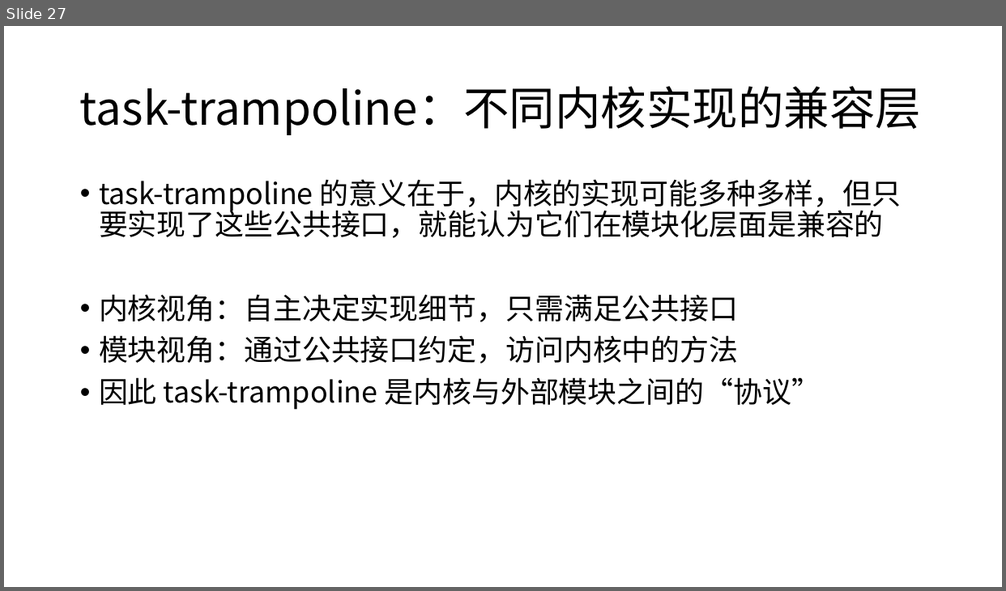
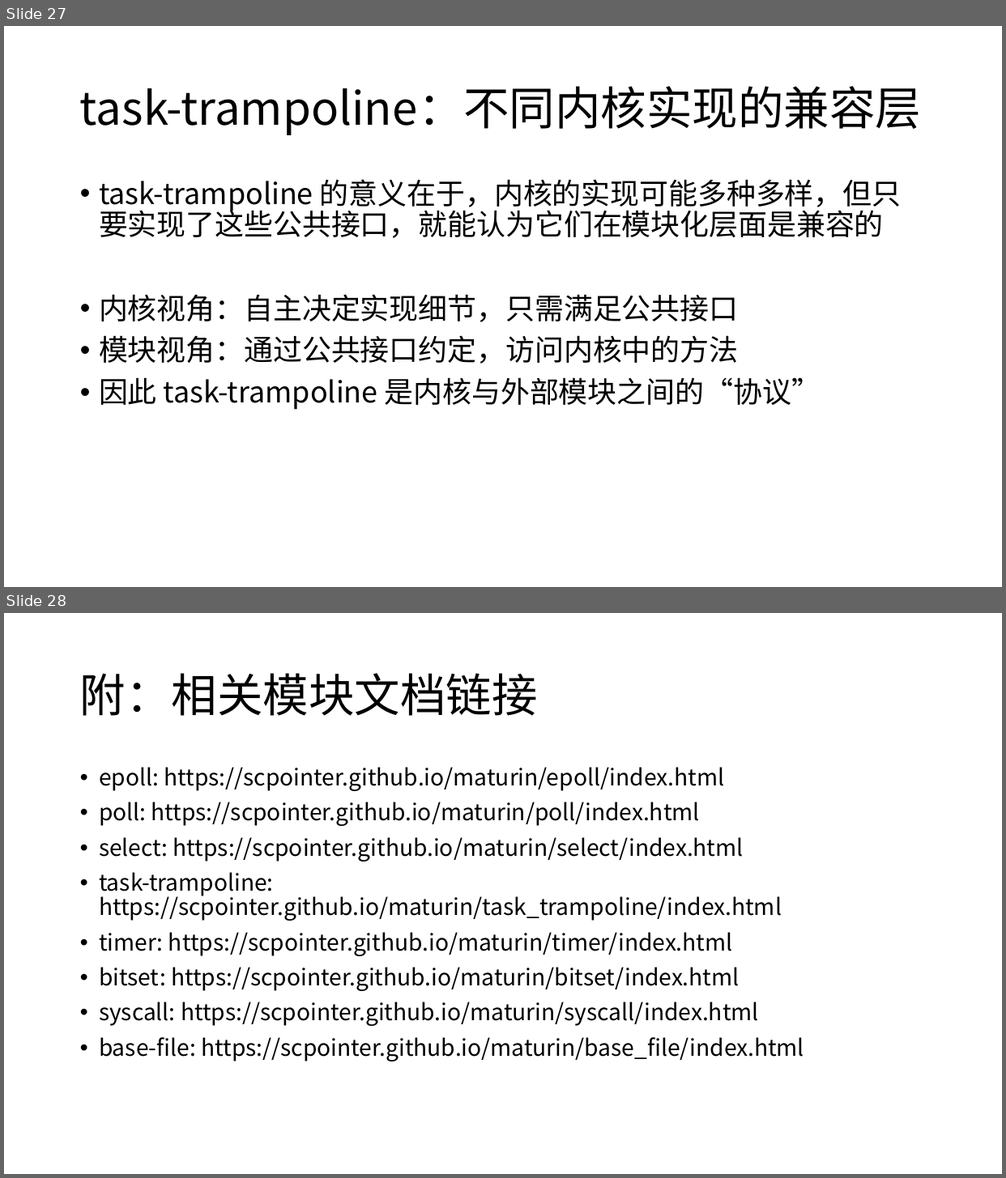
Before and after one commit to scPointer/maturin, a slide deck: repo/1110.pptx. Shown one above the other, each under a label of ours: slide 27 before the commit, slides 27 and 28 after it. The pictures are 1006x591 and 1006x1178 pixels, drawn with LibreOffice and Linux fonts; fonts in the diff are those of the drawing. Boxes give left, top, right and bottom in pixels: in the first picture for what was removed or moved away, otherwise in the second. Text is boxed around its words. In the diff, an @@ line names an element or a change of style, - is before the commit and + after.

Commit message:
Update repo

```diff
--- a/repo/1110.pptx
+++ b/repo/1110.pptx
@@ slide 28 added at [4, 613, 1002, 1174], background #FFFFFF @@
@@ title added at [80, 673, 538, 716], 44 pt, text #000000 @@
+附：相关模块文档链接
@@ text added at [99, 767, 803, 1062], 22 pt, text #000000 @@
+• epoll: https://scpointer.github.io/maturin/epoll/index.html
+• poll: https://scpointer.github.io/maturin/poll/index.html
+• select: https://scpointer.github.io/maturin/select/index.html
+• task-trampoline: https://scpointer.github.io/maturin/task_trampoline/index.html
+• timer: https://scpointer.github.io/maturin/timer/index.html
+• bitset: https://scpointer.github.io/maturin/bitset/index.html
+• syscall: https://scpointer.github.io/maturin/syscall/index.html
+• base-file: https://scpointer.github.io/maturin/base_file/index.html
```
